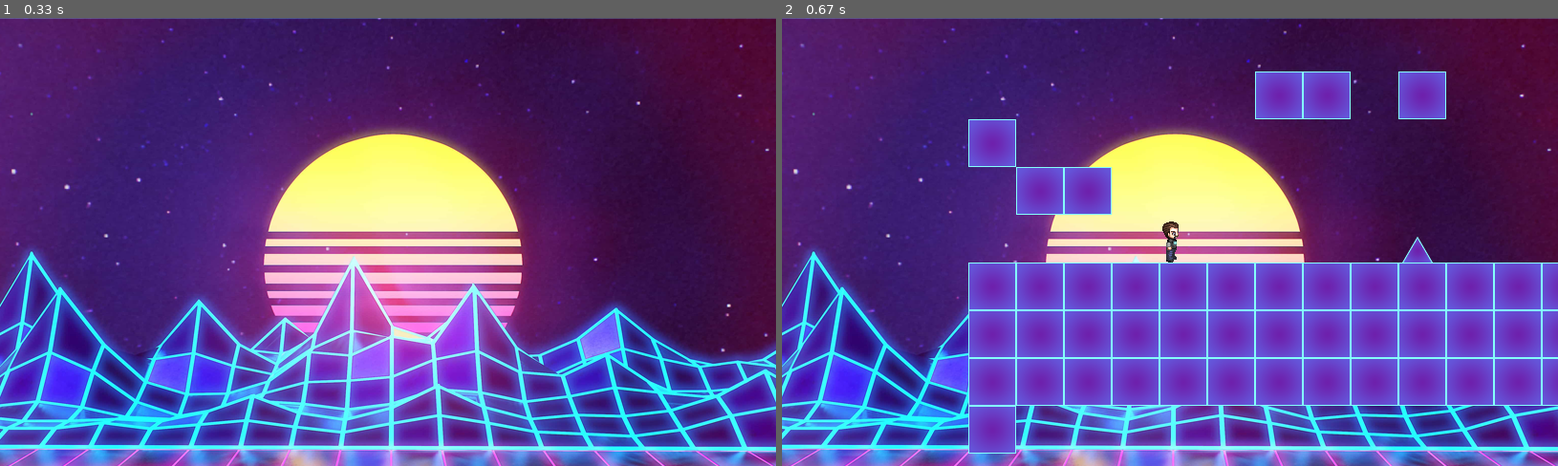
Above: before the commit, frames 1-2 (left to right).
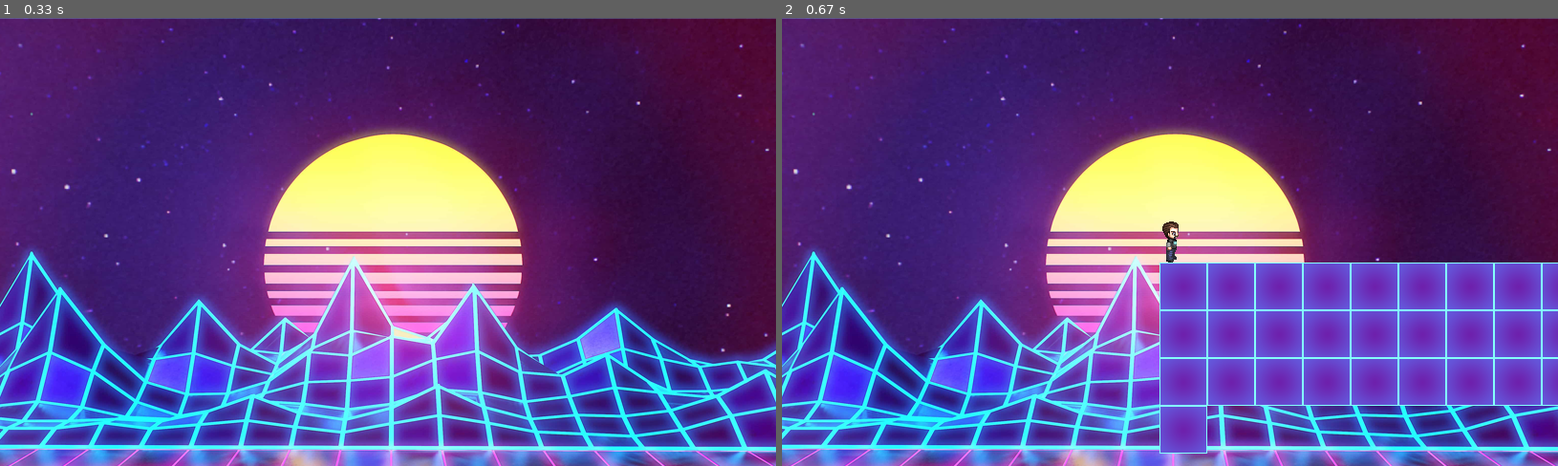
Above: after the commit, the same moments.

Repository: ftelnov/PyGameProject
Game: pygame game, started from main.py
Same seed, same stepped clock (60 frames per second), same inputs: the game is played once before the commit and once after it.
Inputs (mouse positions are in pixels of both pictures, inside the frame that each line leads up to):
- Up to frame 1 (0.33 s): no input
- Up to frame 2 (0.67 s): click (1170, 242) at 0.38 s

Frame 1 is identical in both runs. In frame 2, 12% of the frame differs, in the area x 24-86%, y 11-98%.

Commit message:
Добавил новые виды блоков, с кеками над языками программирования. Теперь игра более разнообразна, свойства блоков и их литералы в лвлах залил в README

Diff:
--- a/Classes.py
+++ b/Classes.py
@@ -37,6 +37,26 @@
         super().__init__(tiles_group, all_sprites, tile_type, pos_x, pos_y)
         self.rect.y += 20
         self.safeForm = self.rect.x, self.rect.y
+
+
+class ShadowTile(Tile):
+    def __init__(self, tiles_group, all_sprites, tile_type, pos_x, pos_y):
+        super().__init__(tiles_group, all_sprites, tile_type, pos_x, pos_y)
+        self.image = tile_images['dangerous-shadow-block']
+        self.player_sprite = 0
+
+    def set_player_sprite(self, player):
+        self.player_sprite = player
+
+    def update(self):
+        if self.rect.collide_rect(self, self.player_sprite):
+            self.kill()
+
+
+class JumpTile(Tile):
+    def __init__(self, tiles_group, all_sprites, tile_type, pos_x, pos_y):
+        super().__init__(tiles_group, all_sprites, tile_type, pos_x, pos_y)
+        self.image = tile_images['jump-block']
 
 
 class Button(pygame.sprite.Sprite):
@@ -58,12 +78,15 @@
         self.tile_width = tile_width  # ширина всех припятсвия
         self.tile_height = tile_height  # высота всех препятсвий
         self.fieldGeometry = 0  # разметка поля
+
         self.warning_group = 0  # блоки, через которые нельзя пройти
         self.dangerous_group = 0  # "убийственные блоки"
+        self.jump_group = 0  # блоки, на которых можно высоко прыгнуть
+
         self.speed = 5  # Константная скорость перемещения(влево/вправо)
 
-        self.jumpSpeed = 20  # Высота прыжка
-        self.fallSpeed = 4  # Скорость паденя
+        self.jumpSpeed = 18  # Высота прыжка
+        self.fallSpeed = 9  # Скорость паденя
         self.stateOfJump = 0  # Фазы прыжка
         self.stateOfWalkLeft = 0  # Фазы хотьбы влево
         self.stateOfWalkRight = 0  # Фазы хотьбы вправо
@@ -113,8 +136,12 @@
         # Проверяем, на земле ли персонаж
         if self.onEarth:
             self.stateOfJump = 0
+            if pygame.sprite.spritecollide(self, self.jump_group, False):
+                self.jumpSpeed = 36
+            else:
+                self.jumpSpeed = 18
         else:
-            if 0 < self.stateOfJump <= 8:
+            if 0 < self.stateOfJump <= 12:
                 self.rect.y -= self.jumpSpeed
                 self.maximumHeight += self.jumpSpeed
                 if pygame.sprite.spritecollide(self, self.warning_group, False):
@@ -171,11 +198,6 @@
                 self.image = player_images['stay-right']
             else:
                 self.image = player_images['stay-left']
-        self.rect.y += self.fallSpeed
-        self.maximumHeight -= self.fallSpeed
-        if pygame.sprite.spritecollide(self, self.warning_group, False):
-            self.rect.y -= self.fallSpeed
-            self.maximumHeight += self.fallSpeed
         if self.maximumHeight < 0:
             self.alive = 0
         events.clear()
@@ -188,10 +210,16 @@
     def set_warning_group(self, tiles_group):
         self.warning_group = pygame.sprite.Group(*filter(lambda till: till.type == 'upper-block', tiles_group))
 
+    #  устанавливаем группу, которая убивает игрока
     def set_dangerous_group(self, tiles_group):
         self.dangerous_group = pygame.sprite.Group(
             *filter(lambda till: till.type == 'dangerous-triangular-block', tiles_group))
 
+    #  устанавливаем максимальную высоту, которая является смертельной для игрока
     def set_maximum_height(self, height):
         self.maximumHeight = height
         self.safeMaximumHeight = height
+
+    #  устанавливаем группу блоков, на которых можно высоко выпрыгнуть
+    def set_jump_group(self, tiles_group):
+        self.jump_group = pygame.sprite.Group(*filter(lambda x: x.type == 'jump-block', tiles_group))
--- a/Constants.py
+++ b/Constants.py
@@ -14,7 +14,9 @@
 tile_images = {
     'upper-block': pygame.transform.scale(load_image('blocks/block-main.png'), (tile_width, tile_height)),
     'empty-block': pygame.transform.scale(load_image('blocks/block-empty.png'), (tile_width, tile_height)),
+    'dangerous-shadow-block': pygame.transform.scale(load_image('blocks/dangerous-shadow-block.png'), (tile_width, tile_height)),
     'dangerous-triangular-block': load_image('blocks/dangerous-triangular-block.png'),
+    'jump-block': pygame.transform.scale(load_image('blocks/block-jump.png'), (tile_width, tile_height))
 }
 
 player_images = {
--- a/MainFunctions.py
+++ b/MainFunctions.py
@@ -1,4 +1,4 @@
-from Classes import Tile, Player, DangerousTile
+from Classes import Tile, Player, DangerousTile, ShadowTile, JumpTile
 import pygame
 from Constants import *
 
@@ -25,10 +25,21 @@
                 new_player = Player(player_group, all_sprites, x, y)
             elif level[y][x] == '!':
                 DangerousTile(tiles_group, all_sprites, 'dangerous-triangular-block', x, y)
+            elif level[y][x] == 'S':
+                ShadowTile(tiles_group, all_sprites, 'dangerous-shadow-block', x, y)
+            elif level[y][x] == 'J':
+                JumpTile(tiles_group, all_sprites, 'jump-block', x, y)
             if tile_height * y - ADDHEIGHT > maximum_height:
                 maximum_height = tile_height * y - ADDHEIGHT
     # вернем игрока, а также размер поля в клетках
+    new_player.set_maximum_height(maximum_height)
+
+    # установим строго фрагментированные группы препятствий для игрока
     new_player.set_warning_group(tiles_group)
-    new_player.set_maximum_height(maximum_height)
     new_player.set_dangerous_group(tiles_group)
+    new_player.set_jump_group(tiles_group)
+
+    for tile in tiles_group:
+        if tile.type == 'dangerous-shadow-block':
+            tile.set_player_sprite(new_player)
     return new_player, x, y, maximum_height
--- a/data/levels/level.txt
+++ b/data/levels/level.txt
@@ -1,9 +1,9 @@
-..........
-......##.#..
-#.........                  #
-.##.......                #
-....@....!              #
-########################### ####### ### ## ### # # #  !
+
+
+
+
+             @
+###################J#########S###S##S# ##S#### ### ## ### # # #  !
 #############
 #############               ###  ####
 #
Not shown, changed: README
Binary file added: data/png/blocks/block-jump.png
Binary file added: data/png/blocks/dangerous-shadow-block.png
Binary file added: data/png/blocks/js.png
Binary file added: data/png/blocks/python.png
Not shown, added: data/png/blocks/python.svg
Not shown, added: data/psd/block-jump.psd
Not shown, added: data/psd/dangerous-shadow-block.psd
